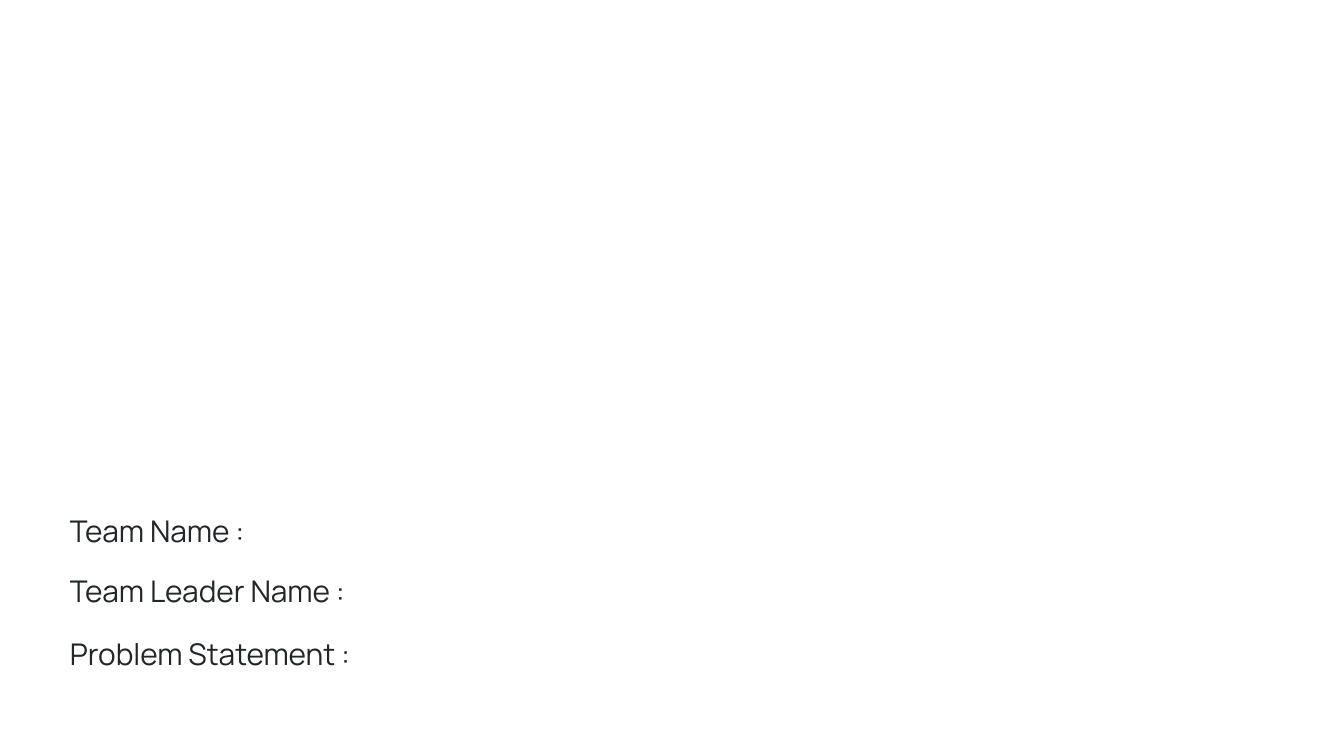
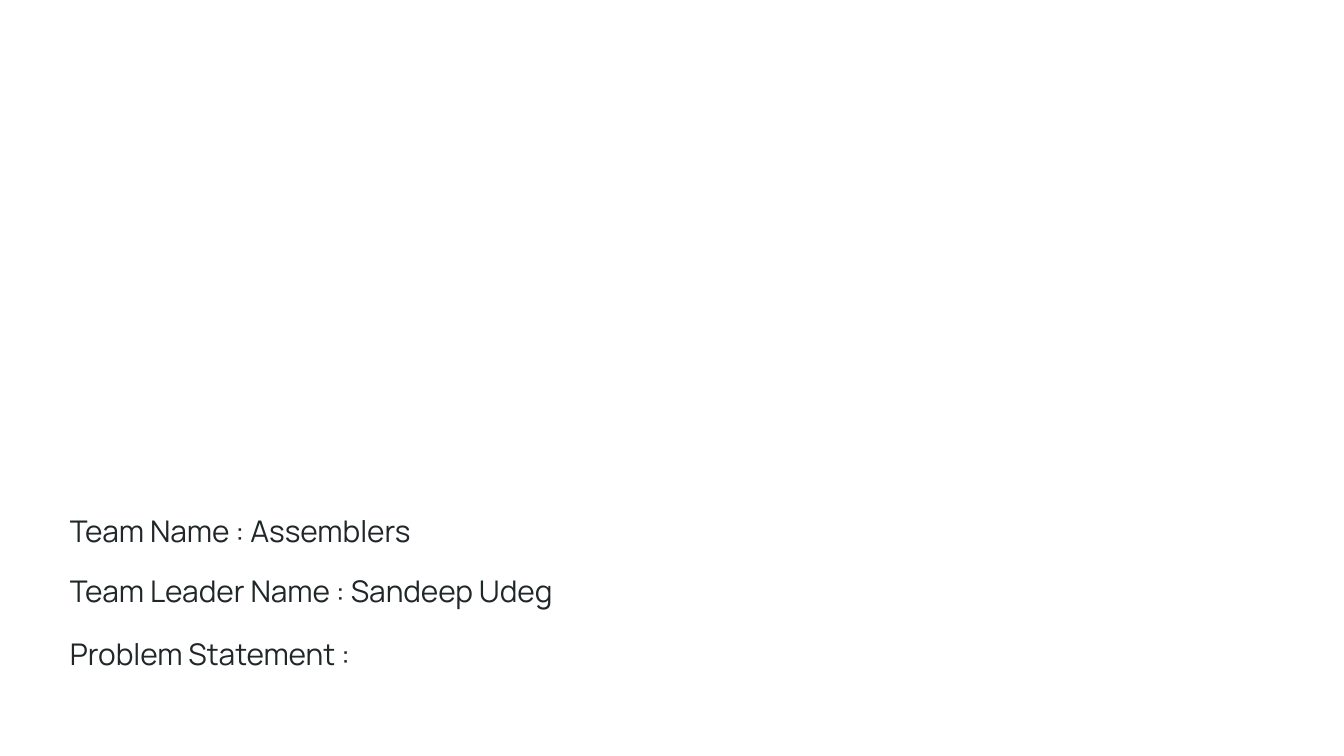
Before and after one commit to sandeepudeg/updated_ure, a slide deck: slide 1 of Prototype Development Submission _ AWS AI for Bharat Hackathon.pptx. Drawn at 1344x756 pixels with LibreOffice and Linux fonts; fonts in the diff are those of the drawing; background and template pictures are left out. Boxes give left, top, right and bottom in pixels: in the first picture for what was removed or moved away, otherwise in the second. Text is boxed around its words. In the diff, an @@ line names an element or a change of style, - is before the commit and + after.

```diff
--- a/Prototype Development Submission _ AWS AI for Bharat Hackathon.pptx
+++ b/Prototype Development Submission _ AWS AI for Bharat Hackathon.pptx
@@ text at (70,520,410,543): text changed @@
-Team Name :
+Team Name : Assemblers
@@ text at (70,580,553,610): text changed @@
-Team Leader Name :
+Team Leader Name : Sandeep Udeg
```
Also in this commit, not shown: 2 other slides changed, 4 other files.
